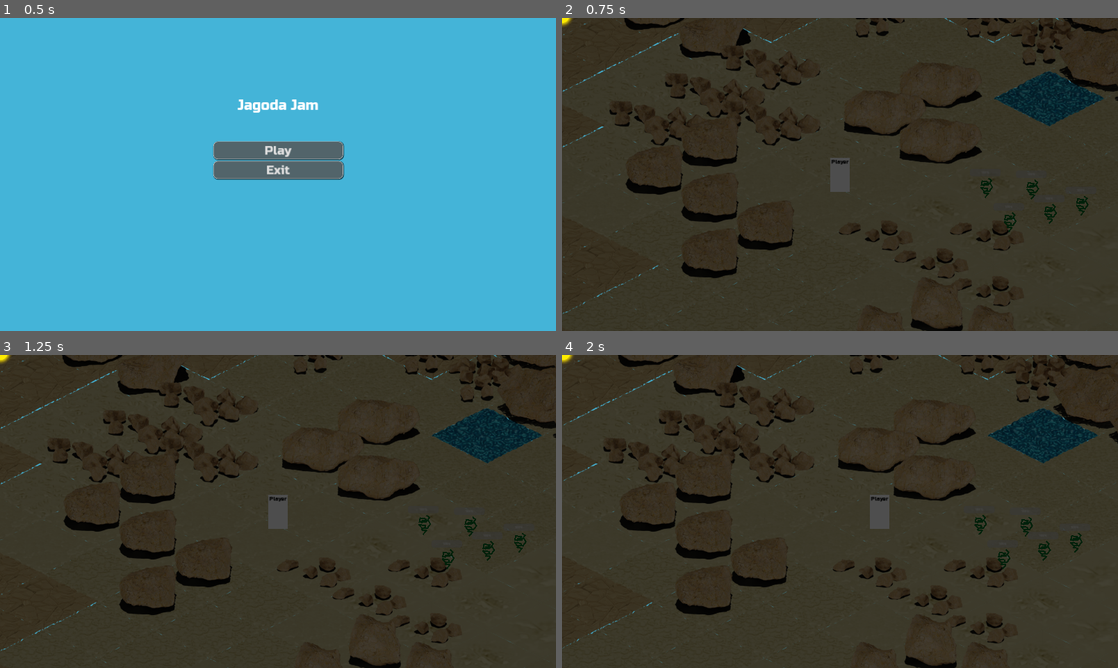
Above: before the commit, frames 1-4 (two rows, left to right).
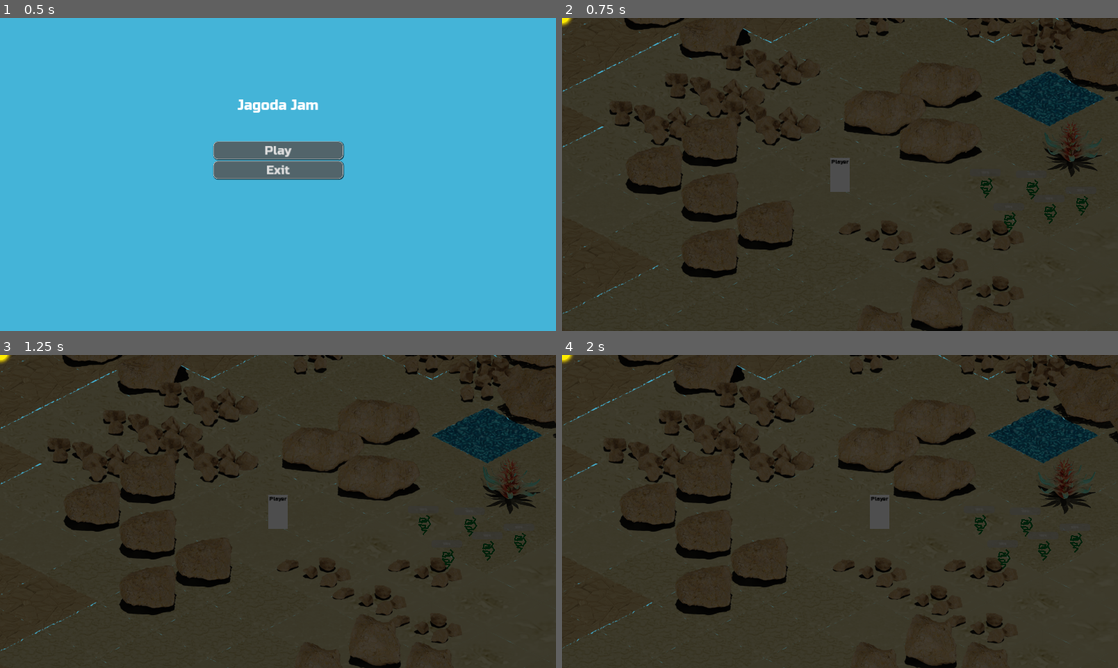
Above: after the commit, the same moments.

Repository: lorentzo/jagoda-jam
Game: Godot game, scene res://Scenes/MainMenu.tscn
The game is run twice, just before and just after one commit, with the same random seed, the same clock (stepped at 60 frames per second) and the same inputs.
Inputs:
- Up to frame 1 (0.5 s): no input
- Up to frame 2 (0.75 s): click "Play" at 0.5 s
- Up to frame 3 (1.25 s): no input
- Up to frame 4 (2 s): tap Enter at 1.25 s; hold Right (walk-right) from 1.28 s (still down)

Frame 1 is identical in both runs. In frame 2, 0.4% of the frame differs, in the area x 86-98%, y 33-51%; in frame 3, 0.4%; in frame 4, 0.5%, in the area x 85-96%, y 33-51%.

Commit message:
adding plant

Diff:
--- /dev/null
+++ b/jagoda/Assets/Plants/Plant1/plant_1.gd
@@ -0,0 +1,11 @@
+extends Node2D
+
+
+# Called when the node enters the scene tree for the first time.
+func _ready():
+	$StaticBody2D/AnimatedSprite2D.play("idle")
+
+
+# Called every frame. 'delta' is the elapsed time since the previous frame.
+func _process(delta):
+	pass
--- /dev/null
+++ b/jagoda/Assets/Plants/Plant1/plant_1.tscn
@@ -0,0 +1,109 @@
+[gd_scene load_steps=24 format=3 uid="uid://2pd28jrfm3b5"]
+
+[ext_resource type="Script" path="res://Assets/Plants/Plant1/plant_1.gd" id="1_2qw15"]
+[ext_resource type="Texture2D" uid="uid://bgmonuoj86cw8" path="res://Assets/Plants/Plant1/Textures/plant0001.png" id="1_eobjr"]
+[ext_resource type="Texture2D" uid="uid://bpfuoou7yjott" path="res://Assets/Plants/Plant1/Textures/plant0002.png" id="2_g7hoa"]
+[ext_resource type="Texture2D" uid="uid://laniu0nkf54j" path="res://Assets/Plants/Plant1/Textures/plant0003.png" id="3_c1eqq"]
+[ext_resource type="Texture2D" uid="uid://dhajij30rvhcn" path="res://Assets/Plants/Plant1/Textures/plant0004.png" id="4_ig7in"]
+[ext_resource type="Texture2D" uid="uid://ckyf3dar0jm2t" path="res://Assets/Plants/Plant1/Textures/plant0005.png" id="5_jlino"]
+[ext_resource type="Texture2D" uid="uid://c8jhbxxowpar4" path="res://Assets/Plants/Plant1/Textures/plant0006.png" id="6_m5k2r"]
+[ext_resource type="Texture2D" uid="uid://cqfm3flx76up2" path="res://Assets/Plants/Plant1/Textures/plant0007.png" id="7_orb8n"]
+[ext_resource type="Texture2D" uid="uid://dnoiy13l4jjba" path="res://Assets/Plants/Plant1/Textures/plant0008.png" id="8_ey5bk"]
+[ext_resource type="Texture2D" uid="uid://bu70epxfrrvyo" path="res://Assets/Plants/Plant1/Textures/plant0009.png" id="9_nt6qx"]
+[ext_resource type="Texture2D" uid="uid://d1x8duitd641w" path="res://Assets/Plants/Plant1/Textures/plant0010.png" id="10_x2g1q"]
+[ext_resource type="Texture2D" uid="uid://8g7rrodcykwn" path="res://Assets/Plants/Plant1/Textures/plant0011.png" id="11_gwbmo"]
+[ext_resource type="Texture2D" uid="uid://baclfb8v27h76" path="res://Assets/Plants/Plant1/Textures/plant0012.png" id="12_htaoj"]
+[ext_resource type="Texture2D" uid="uid://cbf704rbueeve" path="res://Assets/Plants/Plant1/Textures/plant0013.png" id="13_lvh50"]
+[ext_resource type="Texture2D" uid="uid://d23pmjn03ieyi" path="res://Assets/Plants/Plant1/Textures/plant0014.png" id="14_rlgwh"]
+[ext_resource type="Texture2D" uid="uid://c5nu01uxv5jbj" path="res://Assets/Plants/Plant1/Textures/plant0015.png" id="15_mf8ge"]
+[ext_resource type="Texture2D" uid="uid://boiufsdv3wuwf" path="res://Assets/Plants/Plant1/Textures/plant0016.png" id="16_0kku3"]
+[ext_resource type="Texture2D" uid="uid://d26jbnni0mutb" path="res://Assets/Plants/Plant1/Textures/plant0017.png" id="17_pej6b"]
+[ext_resource type="Texture2D" uid="uid://btj80uhgo11u1" path="res://Assets/Plants/Plant1/Textures/plant0018.png" id="18_qby7y"]
+[ext_resource type="Texture2D" uid="uid://cipcfhehld53d" path="res://Assets/Plants/Plant1/Textures/plant0019.png" id="19_1xdom"]
+[ext_resource type="Texture2D" uid="uid://kq1hpuiujbbn" path="res://Assets/Plants/Plant1/Textures/plant0020.png" id="20_4pw0o"]
+
+[sub_resource type="SpriteFrames" id="SpriteFrames_va3xq"]
+animations = [{
+"frames": [{
+"duration": 1.0,
+"texture": ExtResource("1_eobjr")
+}, {
+"duration": 1.0,
+"texture": ExtResource("2_g7hoa")
+}, {
+"duration": 1.0,
+"texture": ExtResource("3_c1eqq")
+}, {
+"duration": 1.0,
+"texture": ExtResource("4_ig7in")
+}, {
+"duration": 1.0,
+"texture": ExtResource("5_jlino")
+}, {
+"duration": 1.0,
+"texture": ExtResource("6_m5k2r")
+}, {
+"duration": 1.0,
+"texture": ExtResource("7_orb8n")
+}, {
+"duration": 1.0,
+"texture": ExtResource("8_ey5bk")
+}, {
+"duration": 1.0,
+"texture": ExtResource("9_nt6qx")
+}, {
+"duration": 1.0,
+"texture": ExtResource("10_x2g1q")
+}, {
+"duration": 1.0,
+"texture": ExtResource("11_gwbmo")
+}, {
+"duration": 1.0,
+"texture": ExtResource("12_htaoj")
+}, {
+"duration": 1.0,
+"texture": ExtResource("13_lvh50")
+}, {
+"duration": 1.0,
+"texture": ExtResource("14_rlgwh")
+}, {
+"duration": 1.0,
+"texture": ExtResource("15_mf8ge")
+}, {
+"duration": 1.0,
+"texture": ExtResource("16_0kku3")
+}, {
+"duration": 1.0,
+"texture": ExtResource("17_pej6b")
+}, {
+"duration": 1.0,
+"texture": ExtResource("18_qby7y")
+}, {
+"duration": 1.0,
+"texture": ExtResource("19_1xdom")
+}, {
+"duration": 1.0,
+"texture": ExtResource("20_4pw0o")
+}],
+"loop": true,
+"name": &"idle",
+"speed": 2.0
+}]
+
+[sub_resource type="CapsuleShape2D" id="CapsuleShape2D_uoyxn"]
+radius = 37.0
+height = 152.0
+
+[node name="Plant1" type="Node2D"]
+script = ExtResource("1_2qw15")
+
+[node name="StaticBody2D" type="StaticBody2D" parent="."]
+
+[node name="AnimatedSprite2D" type="AnimatedSprite2D" parent="StaticBody2D"]
+sprite_frames = SubResource("SpriteFrames_va3xq")
+animation = &"idle"
+speed_scale = 4.0
+
+[node name="CollisionShape2D" type="CollisionShape2D" parent="StaticBody2D"]
+position = Vector2(2, -14)
+shape = SubResource("CapsuleShape2D_uoyxn")
--- a/jagoda/Assets/Tiles/BaseIslandTiles/BaseIslandTiles.tscn
+++ b/jagoda/Assets/Tiles/BaseIslandTiles/BaseIslandTiles.tscn
@@ -1,8 +1,9 @@
-[gd_scene load_steps=4 format=3 uid="uid://r3m8483dtdsd"]
+[gd_scene load_steps=5 format=3 uid="uid://r3m8483dtdsd"]
 
 [ext_resource type="TileSet" uid="uid://dmq0717soltvq" path="res://Assets/Tiles/BaseIslandTiles/BaseIslandTileMap.tres" id="1_rrheu"]
 [ext_resource type="TileSet" uid="uid://b40wlrl1aipwy" path="res://Assets/Tiles/Rocks/RocksTileSet.tres" id="2_p8he5"]
 [ext_resource type="TileSet" uid="uid://lbcx1niifxqo" path="res://Assets/Tiles/mountain/MountainTileSet.tres" id="3_e882m"]
+[ext_resource type="PackedScene" uid="uid://2pd28jrfm3b5" path="res://Assets/Plants/Plant1/plant_1.tscn" id="4_p3xgb"]
 
 [node name="BaseIslandTiles" type="Node2D"]
 
@@ -26,3 +27,7 @@
 format = 2
 layer_0/y_sort_enabled = true
 layer_0/tile_data = PackedInt32Array(-131074, 0, 0, 65537, 0, 0, 131070, 0, 0)
+
+[node name="Plant1" parent="." instance=ExtResource("4_p3xgb")]
+position = Vector2(459, 255)
+scale = Vector2(0.7, 0.6)
--- a/jagoda/Scenes/Game.tscn
+++ b/jagoda/Scenes/Game.tscn
@@ -8,6 +8,7 @@
 [ext_resource type="AudioStream" uid="uid://cha4kgf62hkx0" path="res://Assets/Sound/theme.ogg" id="4_8ifn4"]
 [ext_resource type="PackedScene" uid="uid://ctkkf7cs18f3e" path="res://Scenes/Plant.tscn" id="5_7g35u"]
 [ext_resource type="Texture2D" uid="uid://dtxdtxlg4c72f" path="res://Assets/sun_shiny.png" id="6_mt8ms"]
+[ext_resource type="PackedScene" uid="uid://2pd28jrfm3b5" path="res://Assets/Plants/Plant1/plant_1.tscn" id="9_4dbvt"]
 
 [node name="Game" type="Node2D"]
 script = ExtResource("1_fxwml")
@@ -73,3 +74,7 @@
 position = Vector2(0, -5)
 scale = Vector2(0.3, 0.3)
 texture = ExtResource("6_mt8ms")
+
+[node name="Plant1" parent="." instance=ExtResource("9_4dbvt")]
+position = Vector2(947, 363)
+scale = Vector2(0.6, 0.6)
Binary file added: jagoda/Assets/Plants/Plant1/Textures/plant0001.png
Not shown, added: jagoda/Assets/Plants/Plant1/Textures/plant0001.png.import
Binary file added: jagoda/Assets/Plants/Plant1/Textures/plant0002.png
Not shown, added: jagoda/Assets/Plants/Plant1/Textures/plant0002.png.import
Binary file added: jagoda/Assets/Plants/Plant1/Textures/plant0003.png
Not shown, added: jagoda/Assets/Plants/Plant1/Textures/plant0003.png.import
Binary file added: jagoda/Assets/Plants/Plant1/Textures/plant0004.png
Not shown, added: jagoda/Assets/Plants/Plant1/Textures/plant0004.png.import
Binary file added: jagoda/Assets/Plants/Plant1/Textures/plant0005.png
Not shown, added: jagoda/Assets/Plants/Plant1/Textures/plant0005.png.import
Binary file added: jagoda/Assets/Plants/Plant1/Textures/plant0006.png
Not shown, added: jagoda/Assets/Plants/Plant1/Textures/plant0006.png.import
(and 53 more such lines)
